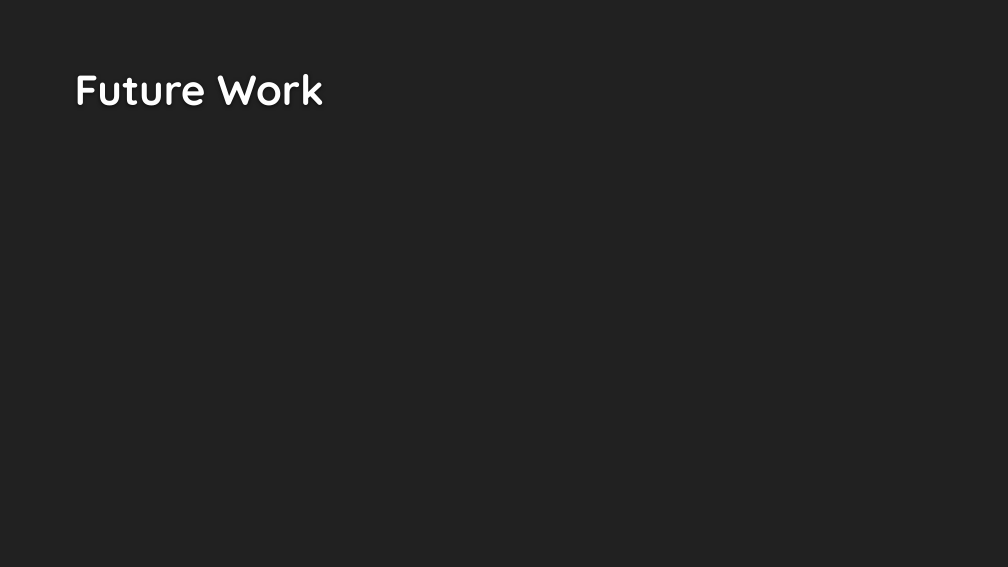
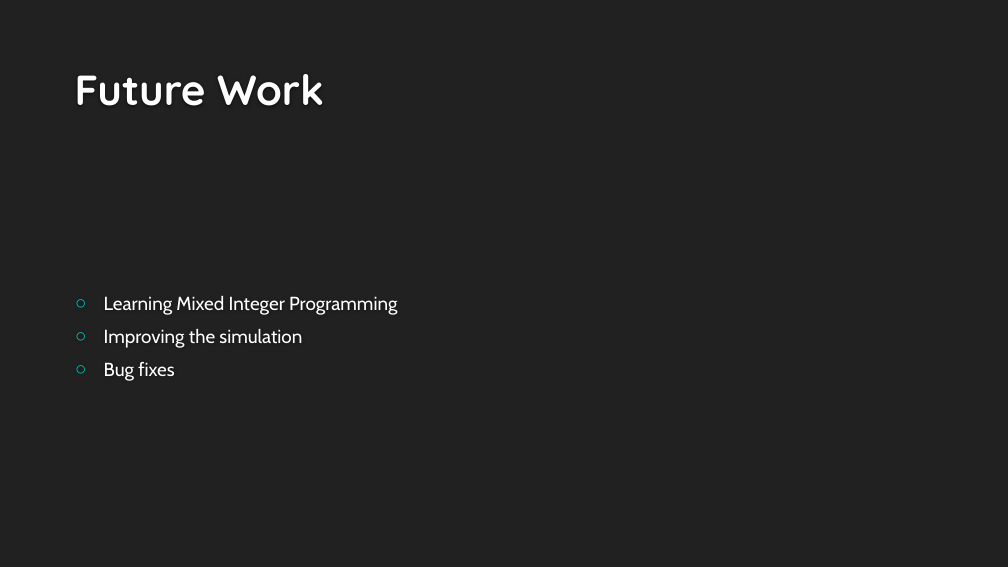
Before and after one commit to VikingDai/Honours-MAPF, a slide deck: slide 37 of Documents/Intermediate Presentation/Presentation Rev 3.pptx (slide 50 before the commit). Drawn at 1008x567 pixels with LibreOffice and Linux fonts; fonts in the diff are those of the drawing; background and template pictures are left out. Boxes give left, top, right and bottom in pixels: in the first picture for what was removed or moved away, otherwise in the second. Text is boxed around its words. In the diff, an @@ line names an element or a change of style, - is before the commit and + after.

```diff
--- a/Documents/Intermediate Presentation/Presentation Rev 3.pptx
+++ b/Documents/Intermediate Presentation/Presentation Rev 3.pptx
@@ text added at (x1=104, y1=296, x2=397, y2=381), 18 pt, text #FFFFFF @@
+○ Learning Mixed Integer Programming
+○ Improving the simulation
+○ Bug fixes
```
Also in this commit, not shown: 30 other slides changed, 2 slides added, 14 slides removed.
